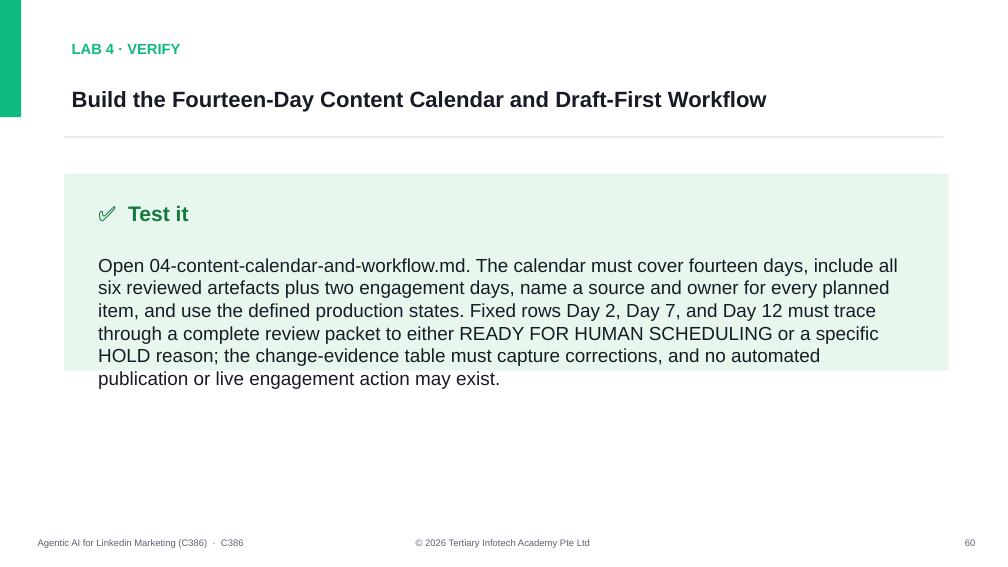
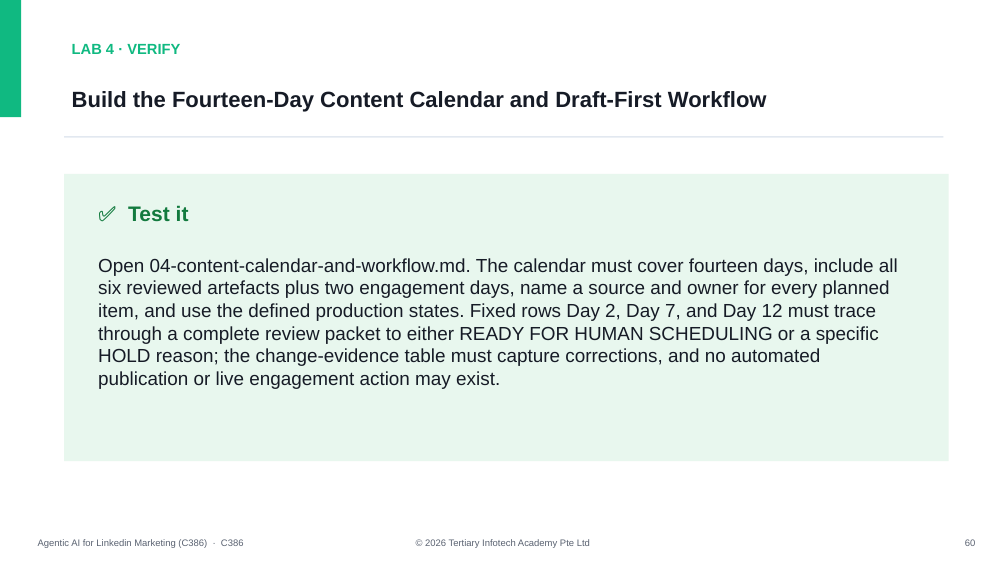
Before and after one commit to tertiarycourses/C386-Agentic-AI-for-Market-Research, a slide deck: slide 61 of courseware/Agentic AI for Linkedin Marketing (C386)-v1.0.pptx. Drawn at 1008x567 pixels with LibreOffice and Linux fonts; fonts in the diff are those of the drawing. Boxes give left, top, right and bottom in pixels: in the first picture for what was removed or moved away, otherwise in the second. Text is boxed around its words. In the diff, an @@ line names an element or a change of style, - is before the commit and + after.

Commit message:
Fix verification slide card layout

```diff
--- a/courseware/Agentic AI for Linkedin Marketing (C386)-v1.0.pptx
+++ b/courseware/Agentic AI for Linkedin Marketing (C386)-v1.0.pptx
@@ rectangle: place and size @@
-rectangle at <box>64,174,949,371</box>
+rectangle at <box>64,174,949,461</box>
@@ text "Open 04-content-calendar-and-workflow.md. The calendar must ..." rewrapped from <box>98,258,898,366</box> to <box>98,258,898,389</box> @@
```
Also in this commit, not shown: 7 other slides changed, 2 other files.
